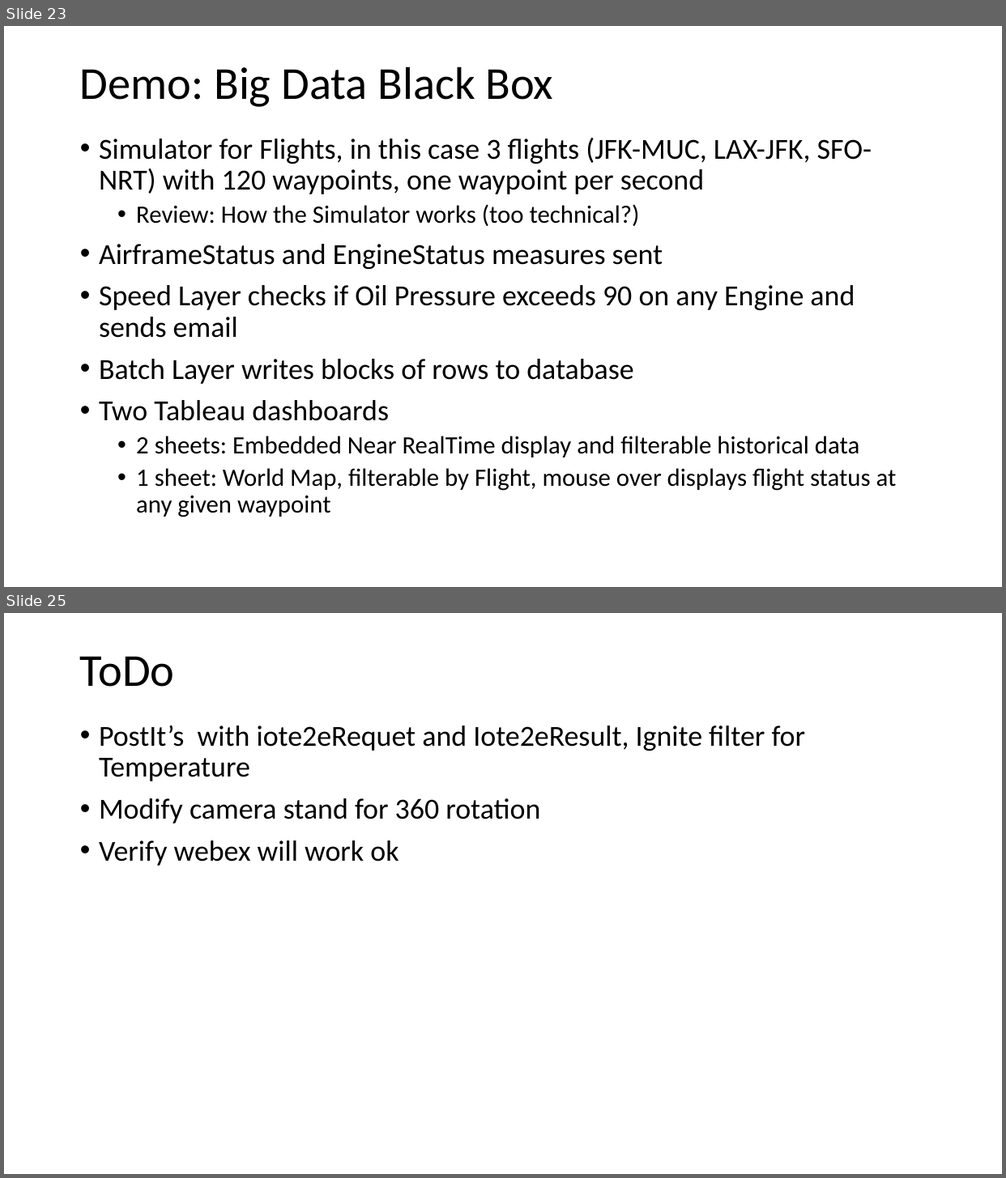
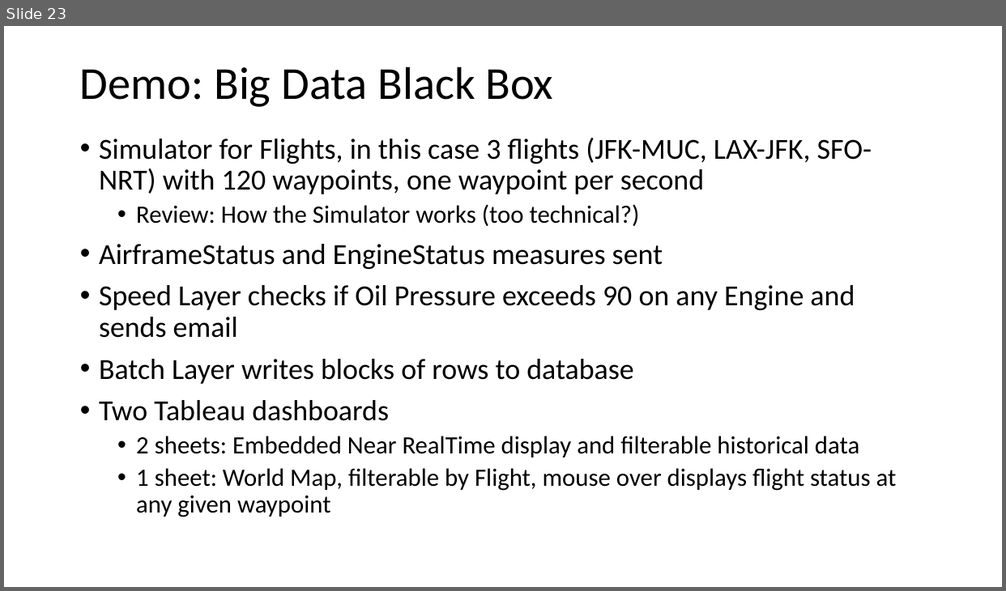
Before and after one commit to petezybrick/iote2e, a slide deck: iote2e-common/src/site/markdown/slides/iote2e-dryrun-20170904.pptx. Shown one above the other, each under a label of ours: slides 23 and 25 before the commit, slide 23 after it; the slides between them are not shown. The pictures are 1006x1178 and 1006x591 pixels, drawn with LibreOffice and Linux fonts; fonts in the diff are those of the drawing. Boxes give left, top, right and bottom in pixels: in the first picture for what was removed or moved away, otherwise in the second. Text is boxed around its words. In the diff, an @@ line names an element or a change of style, - is before the commit and + after.

```diff
--- a/iote2e-common/src/site/markdown/slides/iote2e-dryrun-20170904.pptx
+++ b/iote2e-common/src/site/markdown/slides/iote2e-dryrun-20170904.pptx
@@ slide 25 removed at (4, 613, 1002, 1174), background #FFFFFF @@
@@ title removed at (80, 656, 175, 687) @@
-ToDo
@@ text removed at (99, 725, 806, 866) @@
-• PostIt’s with iote2eRequet and Iote2eResult, Ignite filter for Temperature
-• Modify camera stand for 360 rotation
-• Verify webex will work ok
```
Also in this commit, not shown: 3 slides changed, 1 slide added, 1 other slide removed, 1 other file.
